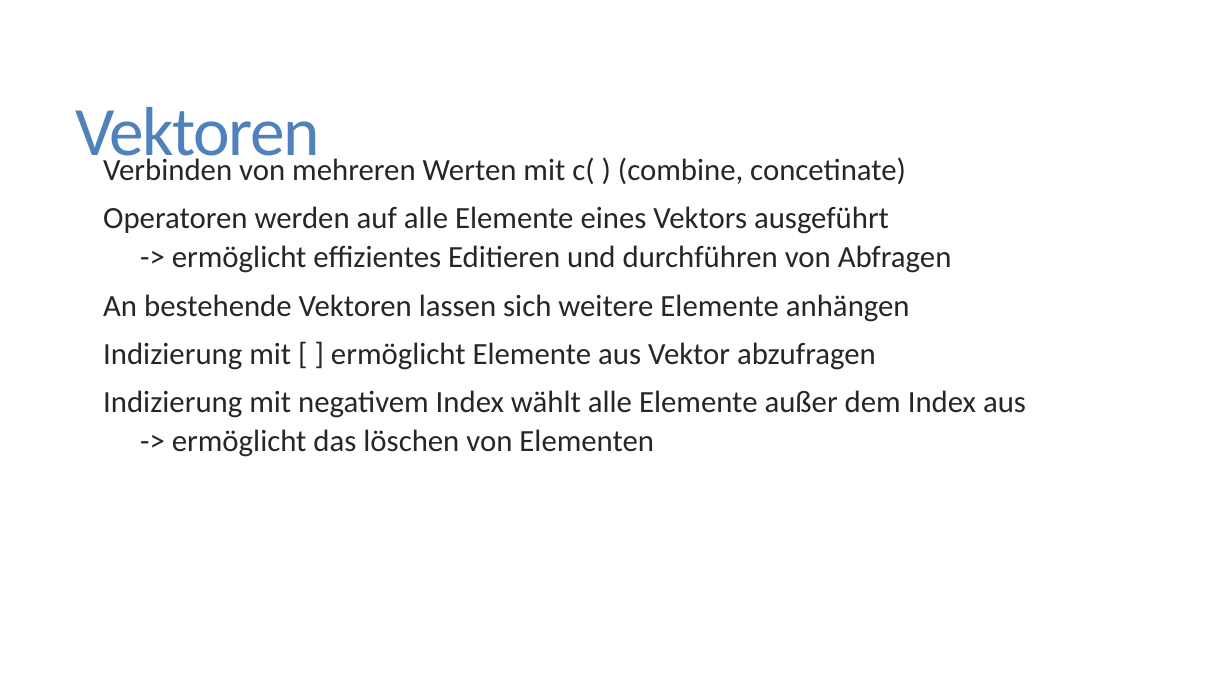
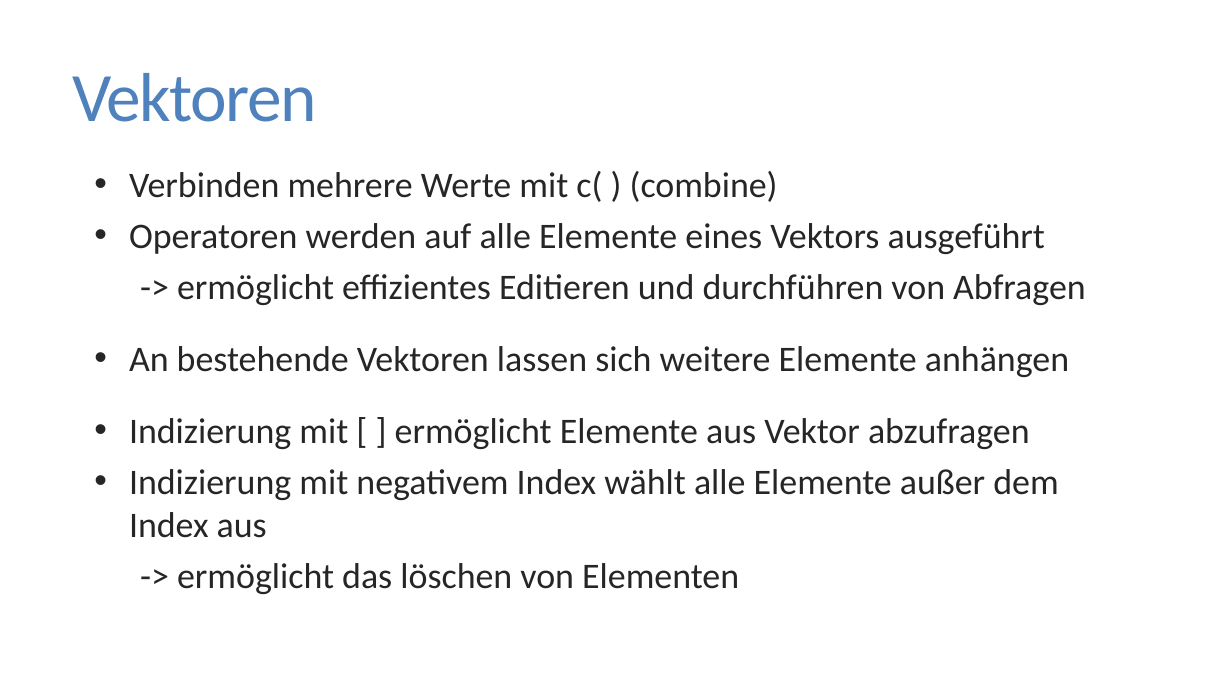
Before and after one commit to FlorianKeppeler/RKurs, a slide deck: slide 17 of Einführung in R.pptx (slide 13 before the commit). Drawn at 1232x693 pixels with LibreOffice and Linux fonts; fonts in the diff are those of the drawing. Boxes give left, top, right and bottom in pixels: in the first picture for what was removed or moved away, otherwise in the second. Text is boxed around its words. In the diff, an @@ line names an element or a change of style, - is before the commit and + after.

```diff
--- a/Einführung in R.pptx
+++ b/Einführung in R.pptx
@@ title "Vektoren" rewrapped from (x1=76, y1=107, x2=320, y2=172) to (x1=72, y1=73, x2=316, y2=122) @@
@@ text "Verbinden mehrere Werte mit c( ..." moved from (x1=103, y1=154, x2=1026, y2=457) to (x1=129, y1=171, x2=1086, y2=594) @@
@@ text at (x1=129, y1=171, x2=778, y2=202): text changed; size 24 to 28 pt @@
-  Verbinden von mehreren Werten mit c( ) (combine, concetinate)
+  • Verbinden mehrere Werte mit c( ) (combine)
@@ text at (x1=129, y1=223, x2=1086, y2=594): size 24 to 28 pt in "Operatoren werden auf alle Elemente eines Vektors ...", "-> ermöglicht effizientes Editieren und durchführen von ...", "An bestehende Vektoren lassen sich weitere Elemente ...", "Indizierung mit [ ] ermöglicht Elemente aus ..." and 2 more places; bullet   to •; list level 1 to 2 in "Operatoren werden auf alle Elemente ..."; line spacing 0.85 to 1; list level 1 to 2 in "An bestehende Vektoren lassen sich ..."; line spacing 0.85 to 1.5; list level 1 to 2 in "Indizierung mit [ ] ermöglicht ..."; list level 1 to 2 in "Indizierung mit negativem Index wählt ..." @@
```
Also in this commit, not shown: 6 other slides changed, 11 slides added, 2 slides removed, 7 other files.
